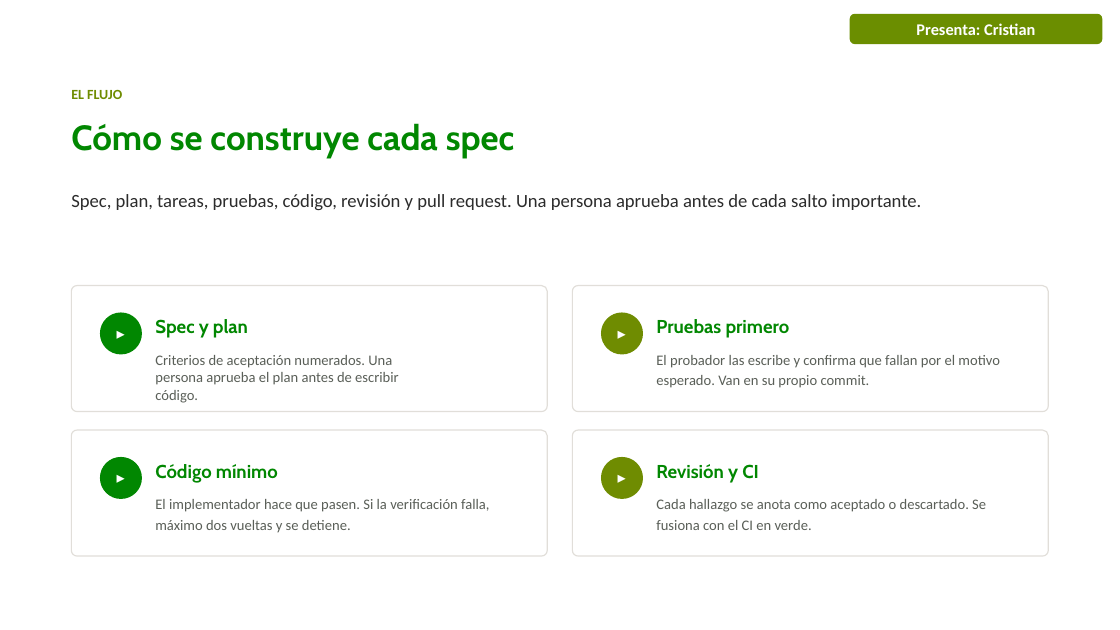
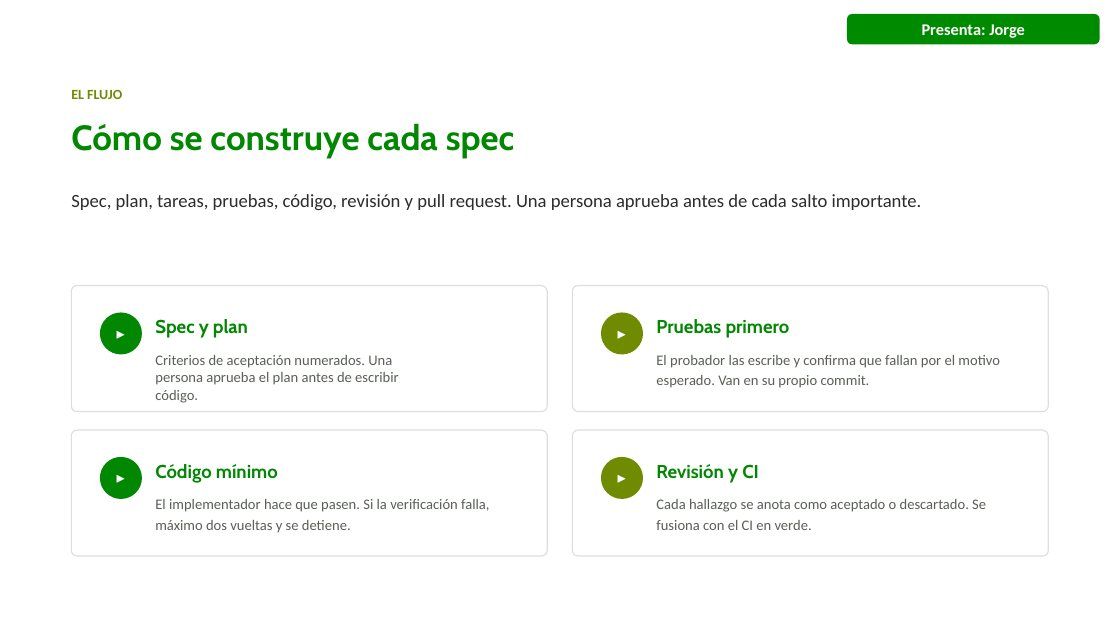
Before and after one commit to juandadevp/cuentasclaras, a slide deck: slide 10 of docs/Exposicion_Cuentas_Claras_con_responsables.pptx. Drawn at 1120x630 pixels with LibreOffice and Linux fonts; fonts in the diff are those of the drawing; background and template pictures are left out. Boxes give left, top, right and bottom in pixels: in the first picture for what was removed or moved away, otherwise in the second. Text is boxed around its words. In the diff, an @@ line names an element or a change of style, - is before the commit and + after.

```diff
--- a/docs/Exposicion_Cuentas_Claras_con_responsables.pptx
+++ b/docs/Exposicion_Cuentas_Claras_con_responsables.pptx
@@ rounded rectangle "Presenta: Jorge" at (x1=847, y1=14, x2=1100, y2=45): fill #6B8E00 to #008A00 @@
@@ text in rounded rectangle at (x1=922, y1=24, x2=1025, y2=38): text changed @@
-Presenta: Cristian
+Presenta: Jorge
```
Also in this commit, not shown: 12 other slides changed, 1 slide removed, 1 other file.
